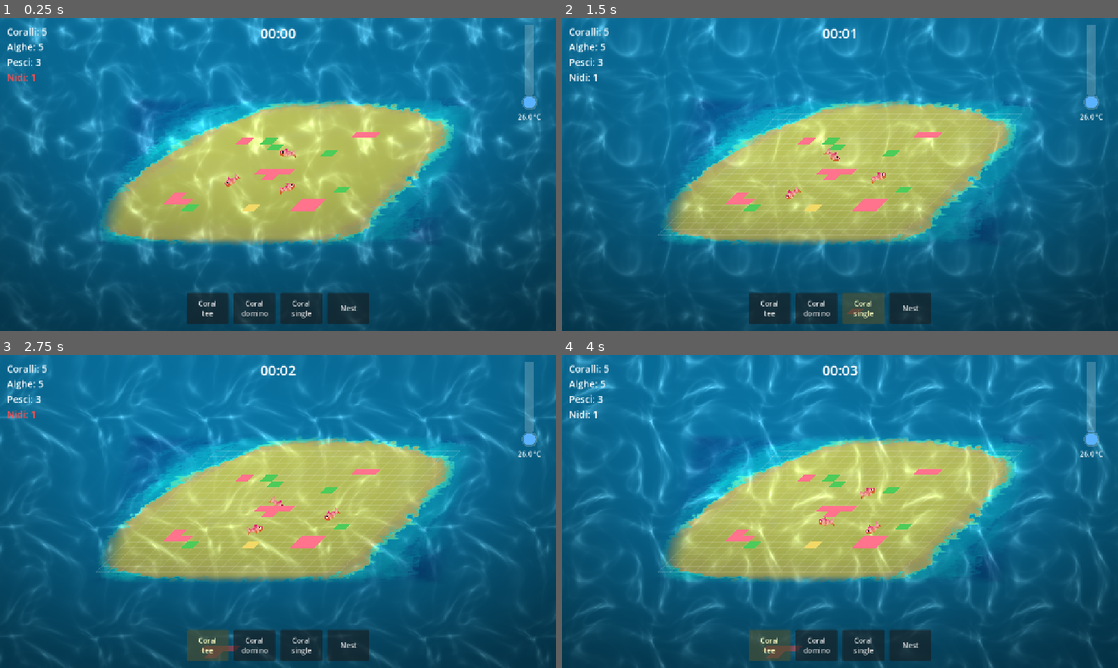
Above: before the commit, frames 1-4 (two rows, left to right).
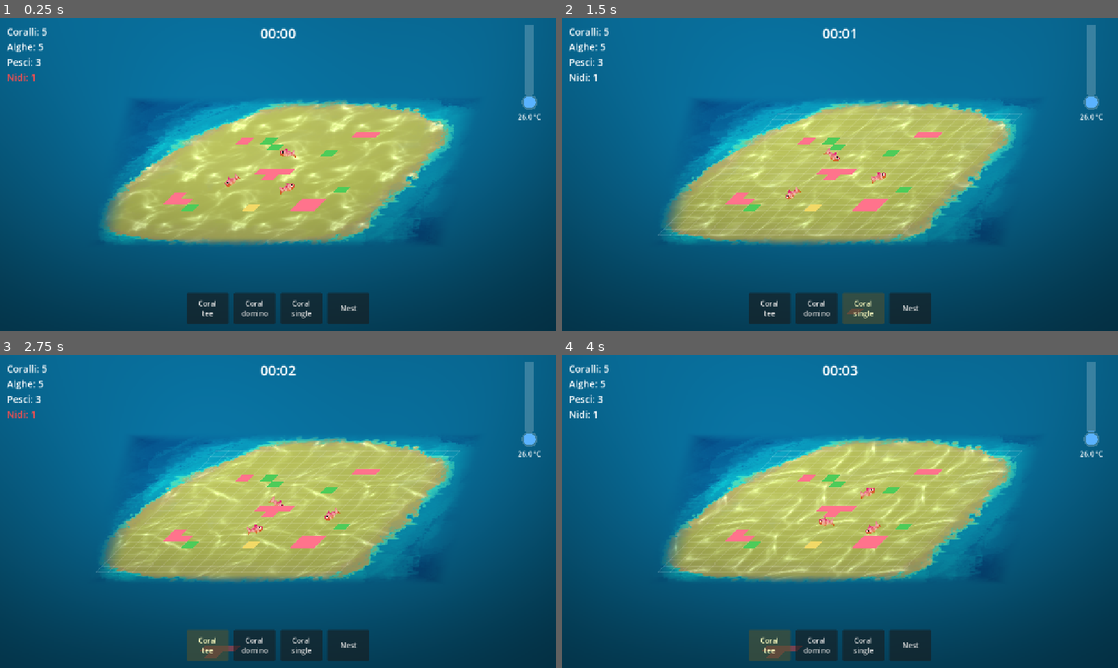
Above: after the commit, the same moments.

Repository: TakFog/rgj2026
Game: Godot game, scene res://main/main.tscn
Same seed, same stepped clock (60 frames per second), same inputs: the game is played once before the commit and once after it.
Inputs:
- Up to frame 1 (0.25 s): no input
- Up to frame 2 (1.5 s): click "Coral single" at 0.5 s; click "Coral single" at 1.25 s
- Up to frame 3 (2.75 s): click "Coral tee" at 2 s
- Up to frame 4 (4 s): click "Nest" at 2.75 s; click "Coral tee" at 3.5 s

The runs differ from the first frame. In frame 1, 11% of the frame differs, in the area x 0-100%, y 0-100%; in frame 2, 5.0%; in frame 3, 5.3%; in frame 4, 10%.

Commit message:
Seabed shader: caustics on the sand only, slanted like the island
Caustics are computed in the logical world (inverse view projection), so
they lie on the seabed with the island's slant, and are masked to the
sand of the painted map.

Diff:
--- a/main/ground.gd
+++ b/main/ground.gd
@@ -68,6 +68,9 @@
 func _seabed_material() -> ShaderMaterial:
 	var seabed := ShaderMaterial.new()
 	seabed.shader = SEABED_SHADER
+	var origin := Game.projection.to_world(Vector2.ZERO)
+	seabed.set_shader_parameter("to_world_x", Game.projection.to_world(Vector2.RIGHT) - origin)
+	seabed.set_shader_parameter("to_world_y", Game.projection.to_world(Vector2.DOWN) - origin)
 	return seabed
 
 
--- a/main/seabed.gdshader
+++ b/main/seabed.gdshader
@@ -1,18 +1,24 @@
 // Underwater seabed look (Ground and its painted map): teal water tint,
-// a network of bright caustic lines, uneven depth and a darker vignette.
+// a network of bright caustic lines on the sand only, uneven depth and a
+// darker vignette.
 // Web-safe: Compatibility renderer / WebGL2, no screen texture, fixed-size loop.
-// Caustics live in canvas (world) space, the vignette in screen space, so
-// both stay continuous across the open seabed fill and the map drawn over it.
+// Caustics live in the logical (top-down) world, so they lie on the seabed
+// slanted like the island and its grid; the vignette is in screen space.
 shader_type canvas_item;
 
 // Water colour grade: the art's brightness in this colour, blended by `tint_amount`.
 uniform vec3 water_tint : source_color = vec3(0.2, 0.75, 0.85);
 uniform float tint_amount : hint_range(0.0, 1.0) = 0.3;
-// Caustic light network: tile size (canvas px), speed, line brightness.
+// Canvas → logical world (inverse view projection, columns), set by Ground.
+uniform vec2 to_world_x = vec2(1.0, 0.0);
+uniform vec2 to_world_y = vec2(0.0, 1.0);
+// Caustic light network: tile size (world units), speed, line brightness.
 uniform vec3 caustic_color : source_color = vec3(0.85, 1.0, 1.0);
-uniform float caustic_scale = 360.0;
+uniform float caustic_scale = 260.0;
 uniform float caustic_speed = 0.3;
 uniform float caustic_strength : hint_range(0.0, 2.0) = 0.45;
+// Sand detection in the map art (red minus blue): caustics fade in across this range.
+uniform vec2 sand_threshold = vec2(0.1, 0.35);
 // Large dark/light patches, like uneven depth (canvas px).
 uniform float depth_scale = 600.0;
 uniform float depth_strength : hint_range(0.0, 1.0) = 0.15;
@@ -71,6 +77,7 @@
 		cos(world_pos.x * 0.03 + TIME * wobble_speed * 1.3)) * wobble_pixels * TEXTURE_PIXEL_SIZE;
 	vec2 uv = clamp(UV + wobble, vec2(0.0), vec2(1.0));
 	vec4 color = texture(TEXTURE, uv) * tint;
+	float sand = smoothstep(sand_threshold.x, sand_threshold.y, color.r - color.b);
 
 	// Tint by brightness (not hue), so warm sand stays sandy instead of turning green.
 	float luma = dot(color.rgb, vec3(0.299, 0.587, 0.114));
@@ -79,8 +86,9 @@
 	float depth = value_noise(world_pos / depth_scale + vec2(TIME * 0.02, 0.0));
 	color.rgb *= 1.0 - depth_strength * depth;
 
-	float light = caustics(world_pos, TIME * caustic_speed + 23.0);
-	color.rgb += caustic_color * light * caustic_strength;
+	vec2 seabed_pos = mat2(to_world_x, to_world_y) * world_pos;
+	float light = caustics(seabed_pos, TIME * caustic_speed + 23.0);
+	color.rgb += caustic_color * light * caustic_strength * sand;
 
 	vec2 from_top = (SCREEN_UV - vec2(0.5, 0.0)) * vec2(1.0, 0.8);
 	color.rgb *= 1.0 - vignette_strength * smoothstep(0.35, 1.0, length(from_top));
